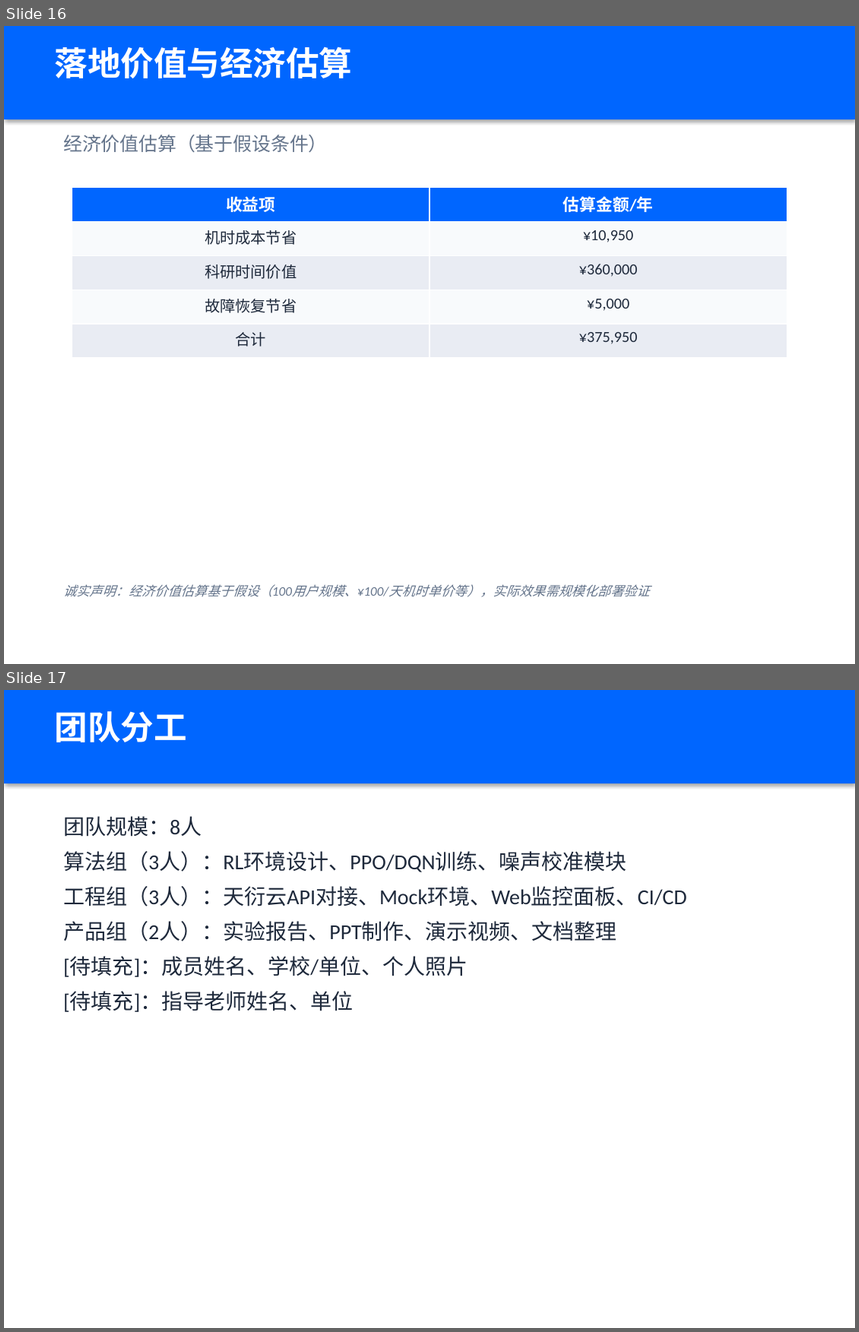
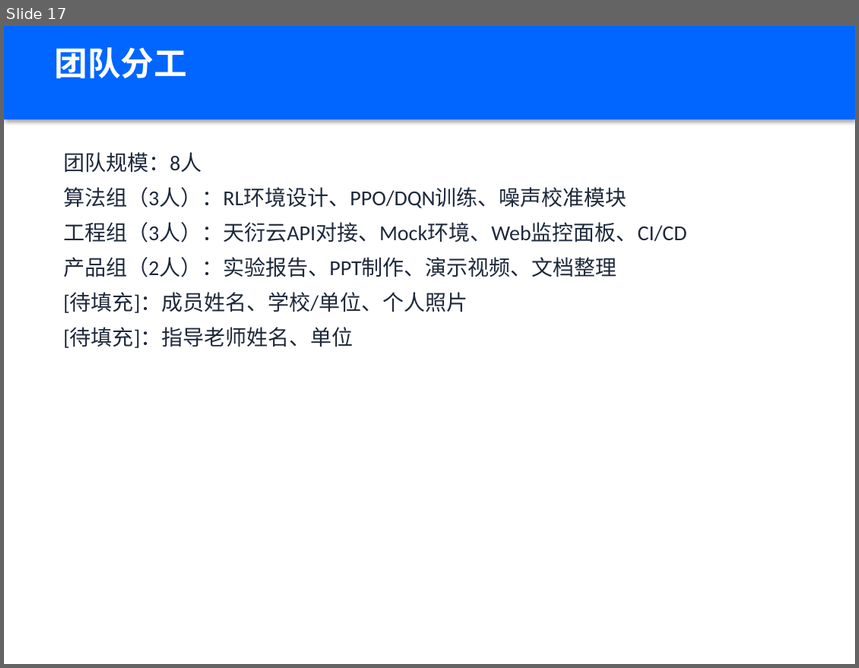
Before and after one commit to xiabai2008/quantum-rl-scheduler, a slide deck: deliverable_models/答辩PPT.pptx. Shown one above the other, each under a label of ours: slides 16 and 17 before the commit, slide 17 after it. The pictures are 859x1332 and 859x668 pixels, drawn with LibreOffice and Linux fonts; fonts in the diff are those of the drawing. Boxes give left, top, right and bottom in pixels: in the first picture for what was removed or moved away, otherwise in the second. Text is boxed around its words. In the diff, an @@ line names an element or a change of style, - is before the commit and + after.

Commit message:
docs: 答辩PPT按新叙事重构 - 双向赋能标题/感知闭环/金融场景/可信度主张
基于 defense_narrative_v1 + industry_case_finance_v1 重写PPT内容:
- P1封面: '量子+AI双向赋能'+金句'AI让量子算力被用好,量子让AI更懂真实世界'
- P2问题定义: 从'利用噪声优化鲁棒性'改为'赛题双向赋能闭环'
- P3方案: '双向感知闭环'框架
- P4: QEM标注'动作位预留'(与实现一致)
- P5: 补统计协议(双检验/28组Bonferroni/CI/功效)
- P8: 噪声敏感性评估(负向机制叙事, N=25配对p=2.98e-08)
- P15: 工程化与可信度(3720/3741+数字门禁+统计协议)
- P16: 替换价值量化为金融行业场景(量子金融风险计算)
- P18: 补双向赋能/利用率/真机验证/真实客户4问答
- 清理: 10,950/375,950/3717/突发洪峰/鲁棒性残留全清

```diff
--- a/deliverable_models/答辩PPT.pptx
+++ b/deliverable_models/答辩PPT.pptx
@@ slide 16 removed at box(4, 26, 855, 664), background #FFFFFF @@
@@ rectangle removed at box(4, 26, 855, 119) @@
@@ text removed at box(55, 47, 352, 78) @@
-落地价值与经济估算
@@ text removed at box(63, 135, 328, 152) @@
-经济价值估算（基于假设条件）
@@ table removed at box(72, 188, 787, 358), 5 rows, 2 columns @@
-收益项 | 估算金额/年
-机时成本节省 | ¥10,950
-科研时间价值 | ¥360,000
-故障恢复节省 | ¥5,000
-合计 | ¥375,950
@@ text removed at box(63, 585, 649, 598) @@
-诚实声明：经济价值估算基于假设（100用户规模、¥100/天机时单价等），实际效果需规模化部署验证
```
Also in this commit, not shown: 9 slides changed, 1 slide added, 1 other file.
